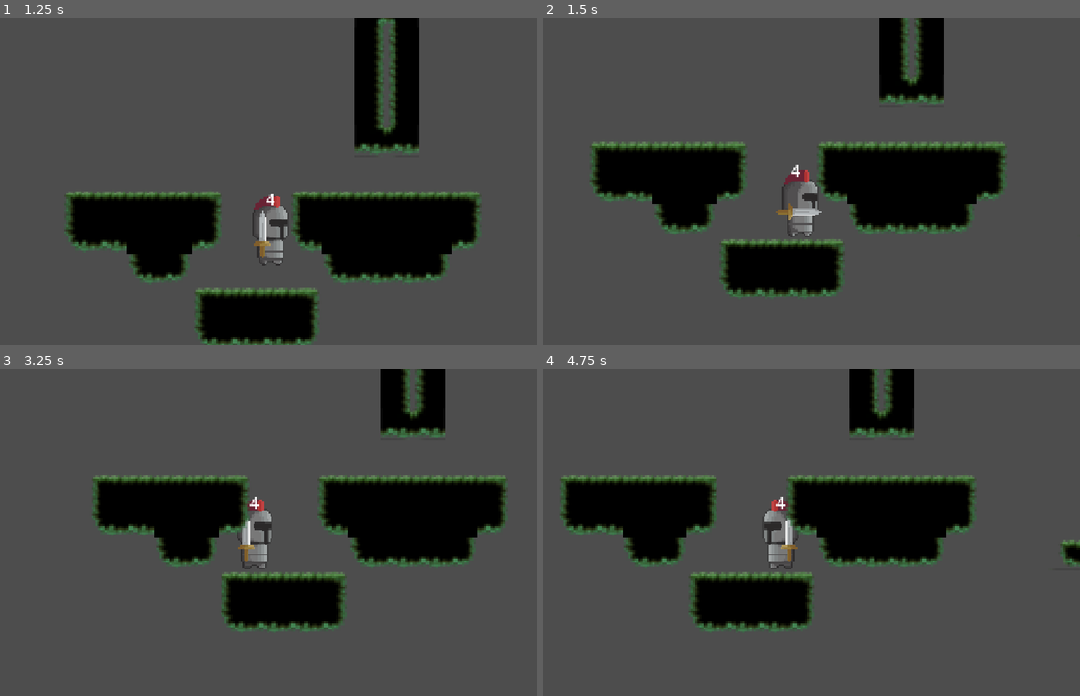
Above: before the commit, frames 1-4 (two rows, left to right).
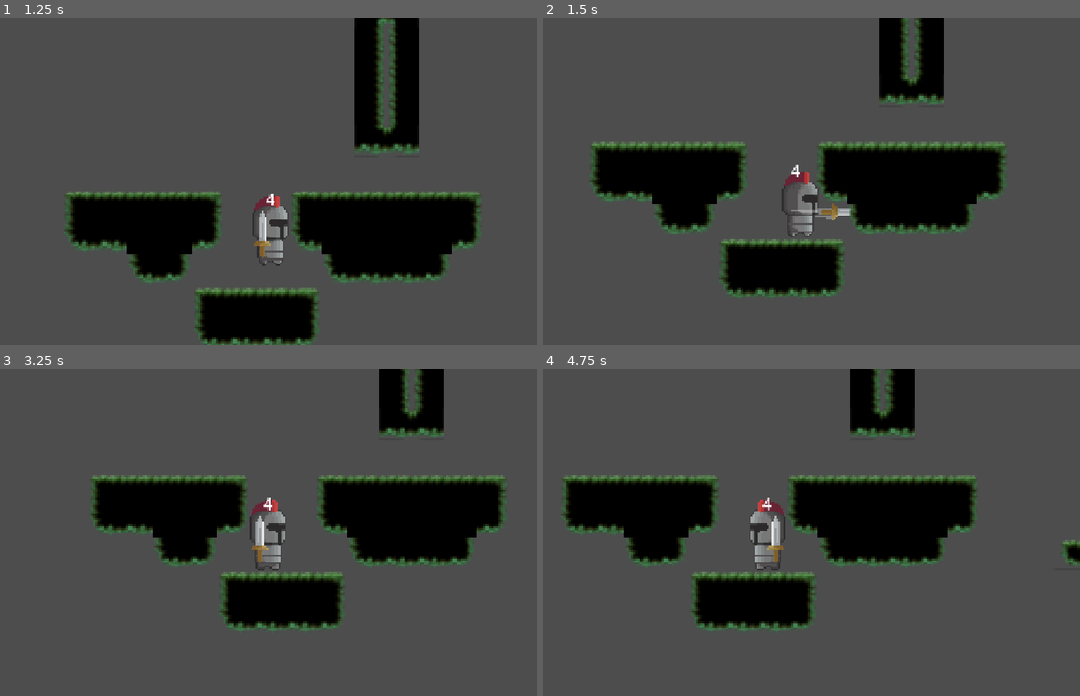
Above: after the commit, the same moments.

Repository: Neyoro3112/Multimedia_VideoJuego
Game: Godot game, scene res://levels/Escenario.tscn
The game is run twice, just before and just after one commit, with the same random seed, the same clock (stepped at 60 frames per second) and the same inputs.
Inputs:
- Up to frame 1 (1.25 s): hold D (move_right) from 0.53 s (still down); tap S (roll) at 0.6 s; tap Up (jump) at 0.77 s
- Up to frame 2 (1.5 s): keep holding D (move_right); tap C (attack) at 1.35 s
- Up to frame 3 (3.25 s): tap Up (jump) at 1.52, 3.02 s; tap S (roll) at 1.55, 2.1, 3.05 s; release D (move_right) at 2.03 s; hold Left (move_left) 2.03-2.78 s; hold D (move_right) from 2.78 s (still down); tap Shift (run) at 2.85 s
- Up to frame 4 (4.75 s): tap S (roll) at 3.6, 4.55 s; tap Up (jump) at 3.77, 4.52 s; release D (move_right) at 4.28 s; hold Left (move_left) from 4.28 s (still down); tap C (attack) at 4.35 s

Frame 1 is identical in both runs. In frame 2, 0.4% of the frame differs, in the area x 43-58%, y 46-62%; in frame 3, 2.6%, in the area x 17-95%, y 0-81%; in frame 4, 2.6%.

Commit message:
refactor states basic and common logic

Diff:
--- a/states/player/attacking.gd
+++ b/states/player/attacking.gd
@@ -17,14 +17,8 @@
 func enter():
 
 	player.animation_controller.randomize_animation(PlayerAnimations.Attack, 3)
+	player.animation_controller.update_animation(PlayerAnimations.Attack)
 	timer.start()
-
-func update(_delta: float):
-	player.animation_controller.update_animation(PlayerAnimations.Attack)
-
-
-
-
 func physics_update(_delta: float):
 	update_physics(_delta, player.attack_speed)
 	if timer.is_stopped():
--- a/states/player/falling.gd
+++ b/states/player/falling.gd
@@ -1,7 +1,7 @@
 extends PlayerState
 class_name PlayerFalling
 
-func update(_delta: float):
+func enter():
 	player.animation_controller.update_animation(PlayerAnimations.Fall)
 
 func physics_update(delta: float):
--- a/states/player/hit.gd
+++ b/states/player/hit.gd
@@ -30,9 +30,4 @@
 	apply_gravity(delta)
 	player.move_and_slide()
 	if player.velocity.x == 0:
-		#player.direction = 0
-		print("Trying transition: ", player.direction)
 		check_transitions()
-
-func exit():
-	print("Ended hit")
--- a/states/player/idle.gd
+++ b/states/player/idle.gd
@@ -10,7 +10,7 @@
 		should_transition_to_walk
 	]
 
-func update(_delta: float):
+func enter():
 	player.animation_controller.update_animation(PlayerAnimations.Idle)
 
 
--- a/states/player/jumping.gd
+++ b/states/player/jumping.gd
@@ -6,10 +6,7 @@
 func enter():
 	player.velocity.y = -player.jump_speed
 	timer.start()
-
-func update(_delta: float):
 	player.animation_controller.update_animation(PlayerAnimations.Jump)
-	pass
 
 
 func physics_update(delta: float):
--- a/states/player/rolling.gd
+++ b/states/player/rolling.gd
@@ -16,8 +16,6 @@
 	timer.start()
 	player.animation_controller.update_animation(PlayerAnimations.Roll)
 
-func update(_delta: float):
-	pass
 func physics_update(delta: float):
 	update_physics(delta, 0, func():
 		var roll_progress = timer.time_left / timer.wait_time
--- a/states/player/running.gd
+++ b/states/player/running.gd
@@ -1,7 +1,7 @@
 extends PlayerState
 class_name PlayerRunning
 
-func enter():
+func _ready():
 	transition_checks = [
 		should_transition_to_jump(),
 		should_transition_to_attack,
@@ -11,11 +11,10 @@
 		should_transition_to_run,
 		func(): return WALKING if Input.is_action_just_released(PlayerAnimations.Run) else ""
 	]
+func enter():
+	player.animation_controller.update_animation(PlayerAnimations.Run)
 
-func update(_delta: float):
-	player.animation_controller.update_animation(PlayerAnimations.Run)
-	check_transitions()
 func physics_update(delta: float):
 	update_physics(delta, player.run_speed)
 
-	# Transiciones propias de Walking
+	check_transitions()
--- a/states/player/walking.gd
+++ b/states/player/walking.gd
@@ -1,7 +1,7 @@
 extends PlayerState
 class_name PlayerWalking
 
-func enter():
+func _ready():
 	transition_checks = [
 		should_transition_to_jump(),
 		should_transition_to_attack,
@@ -11,8 +11,10 @@
 		should_transition_to_run
 	]
 
+func enter():
+	player.animation_controller.update_animation(PlayerAnimations.Walk)
+
 func update(_delta: float):
-	player.animation_controller.update_animation(PlayerAnimations.Walk)
 	check_transitions()
 
 func physics_update(delta: float):
